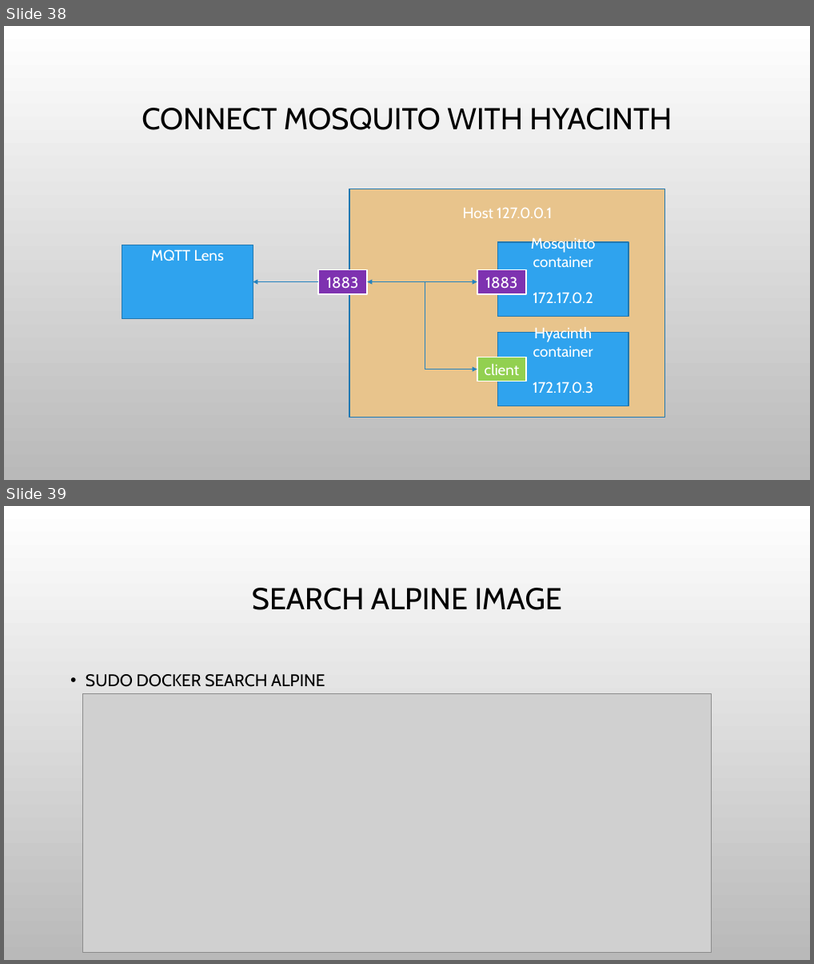
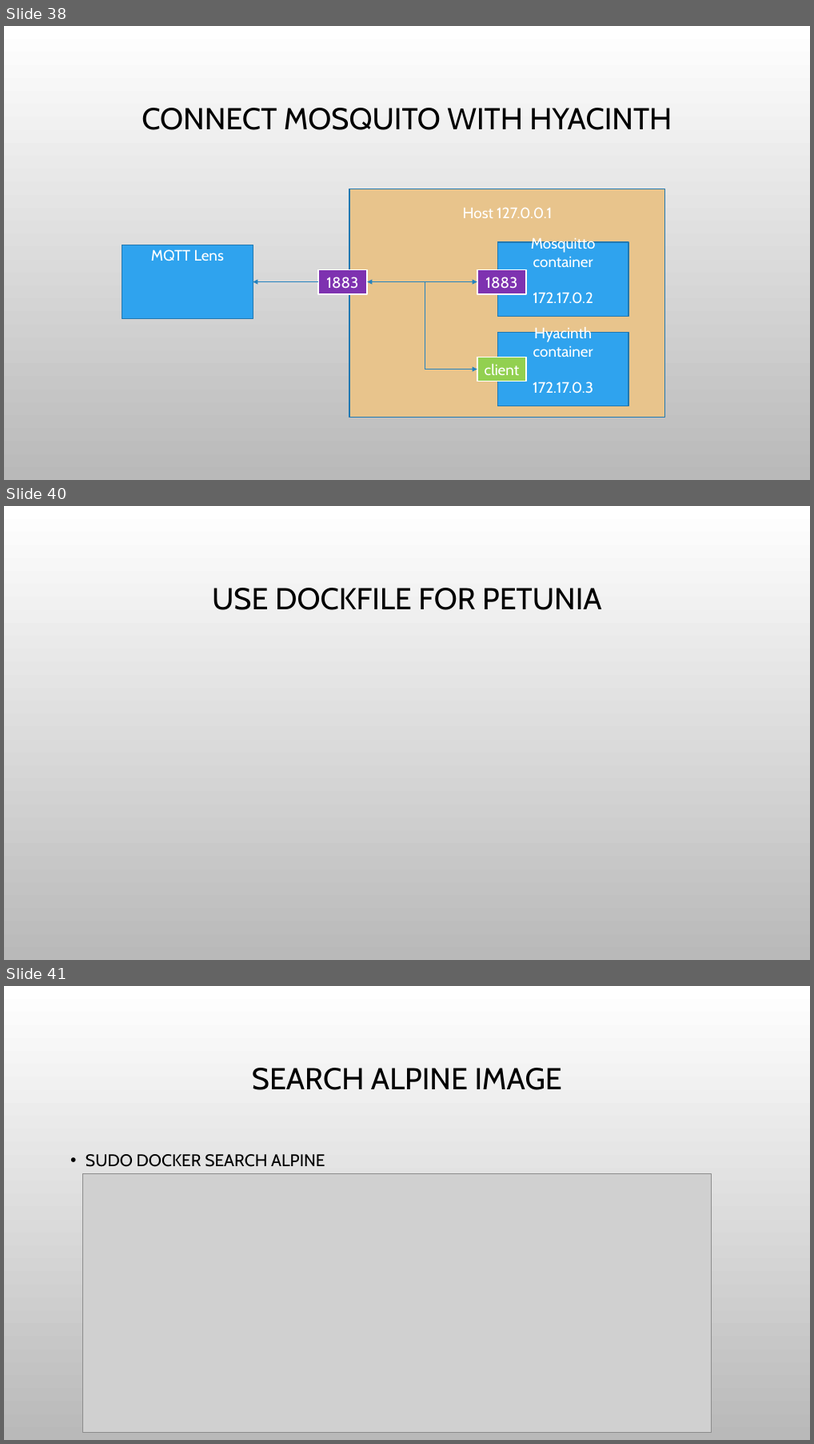
Before and after one commit to haixiang1977/iris, a slide deck: Docker Practice.pptx. Shown one above the other, each under a label of ours: slides 38 and 39 before the commit, slides 38, 40 and 41 after it; the slides between them are not shown. The pictures are 814x964 and 814x1444 pixels, drawn with LibreOffice and Linux fonts; fonts in the diff are those of the drawing; grey boxes stand for pictures; background and template pictures are left out. Boxes give left, top, right and bottom in pixels: in the first picture for what was removed or moved away, otherwise in the second. Text is boxed around its words. In the diff, an @@ line names an element or a change of style, - is before the commit and + after.

```diff
--- a/Docker Practice.pptx
+++ b/Docker Practice.pptx
@@ slide 40 added at <box>4,506,810,960</box>, background picture (left out) @@
@@ title added at <box>212,588,602,610</box>, 36 pt, text #000000 @@
+USE DOCKFILE FOR PETUNIA
@@ what was slide 39 is now slide 41 @@
```
Also in this commit, not shown: 1 other slide added, 1 other file.
